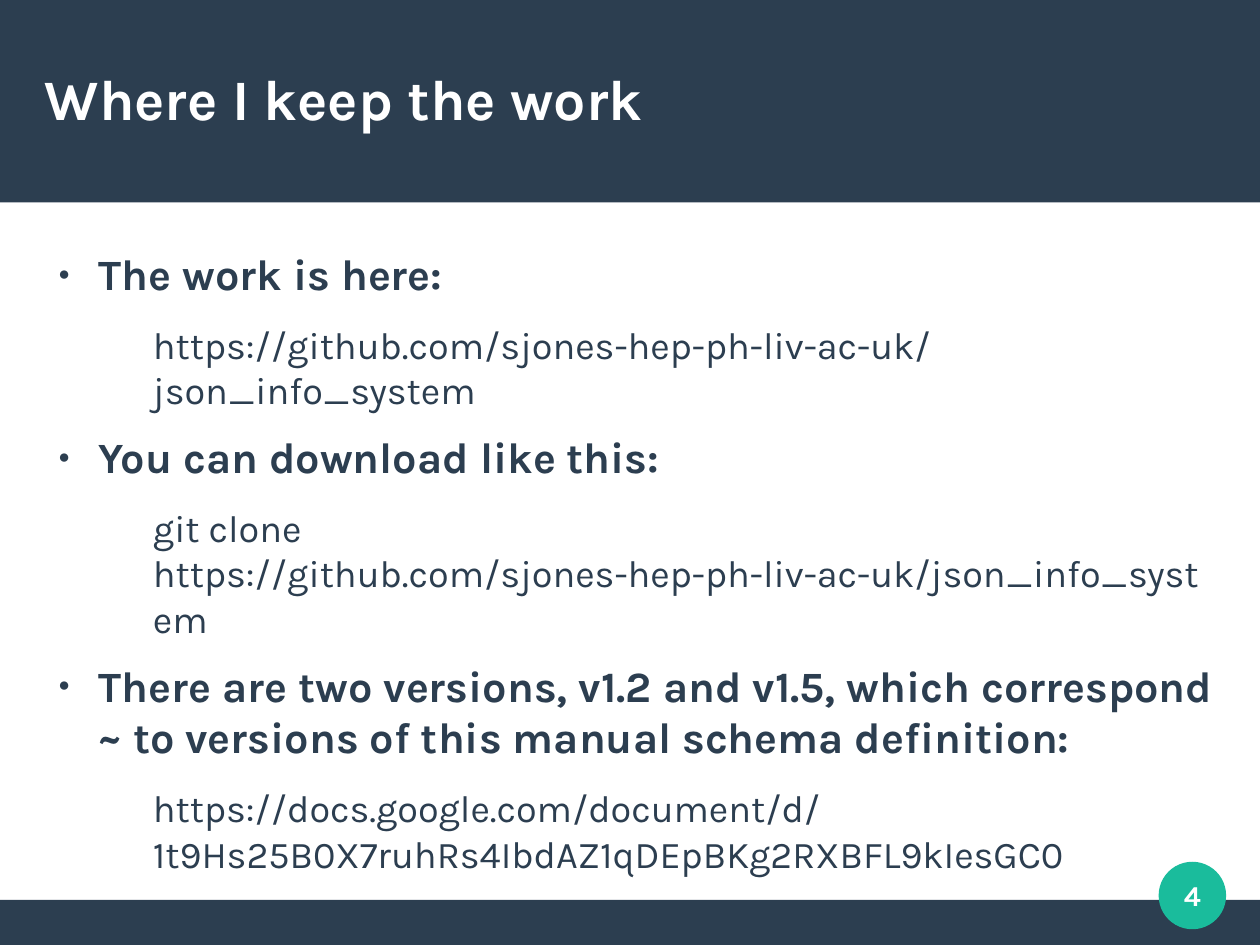
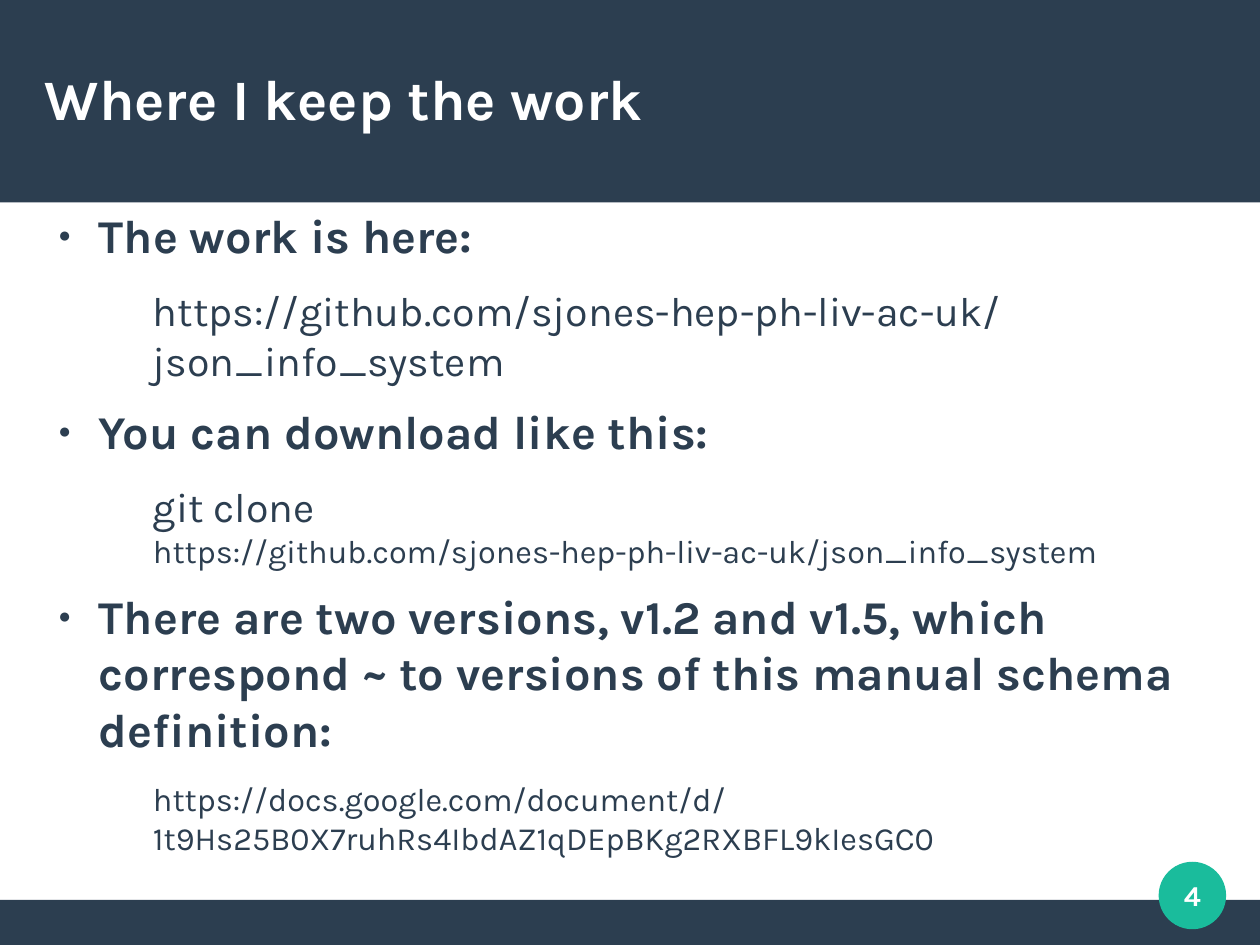
Before and after one commit to sjones-hep-ph-liv-ac-uk/json_info_system, a slide deck: slide 4 of v1.5/slides/json_info_system.odp. Drawn at 1260x945 pixels with LibreOffice and Linux fonts; fonts in the diff are those of the drawing. Boxes give left, top, right and bottom in pixels: in the first picture for what was removed or moved away, otherwise in the second. Text is boxed around its words. In the diff, an @@ line names an element or a change of style, - is before the commit and + after.

```diff
--- a/v1.5/slides/json_info_system.odp
+++ b/v1.5/slides/json_info_system.odp
@@ text "The work is here:": place and size @@
-text "The work is here:" at [99,259,1212,877]
+text "The work is here:" at [99,219,1173,858]
@@ text "The work is here:" at [99,219,1173,858]: size 27.2 to 29.6 pt in "The work is here:", "You can download like this:", "There are two versions, v1.2 and v1.5, ..."; size 23.8 to 25.9 pt in "https://github.com/sjones-hep-ph-liv-ac-uk/json_info_system", "git clone"; size 23.8 to 20.4 pt in "https://github.com/sjones-hep-ph-liv-ac-uk/json_info_system", "https://docs.google.com/document/d/1t9Hs25B0X7ruhRs4IbdAZ1qD ..." @@
```
Also in this commit, not shown: 11 other slides changed, 1 slide added, 1 other file.
